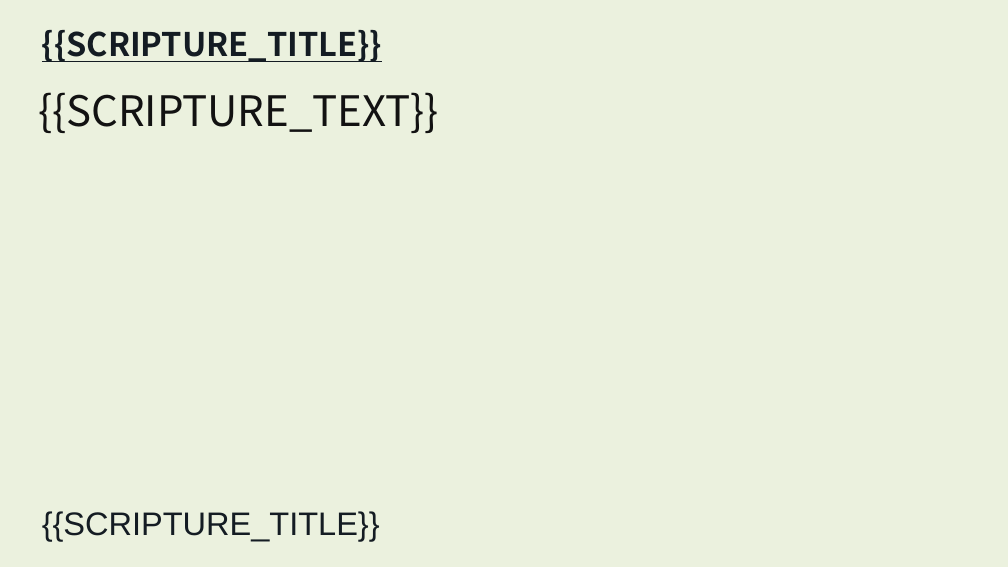
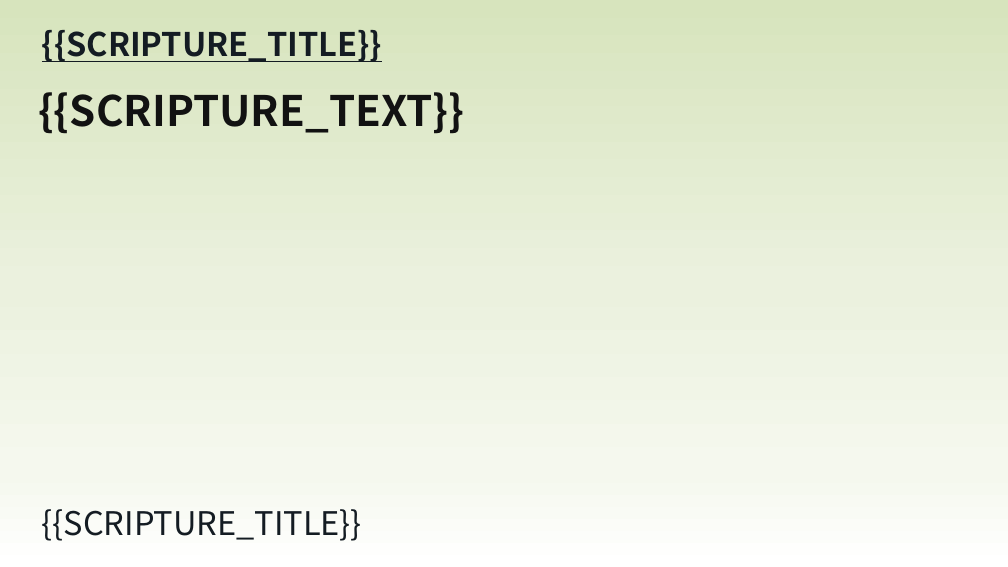
Before and after one commit to werchurch-love/Auto-Worship-Folder, a slide deck: slide 1 of templates/dynamic/經訓-template.pptx. Drawn at 1008x567 pixels with LibreOffice and Linux fonts; fonts in the diff are those of the drawing. Boxes give left, top, right and bottom in pixels: in the first picture for what was removed or moved away, otherwise in the second. Text is boxed around its words. In the diff, an @@ line names an element or a change of style, - is before the commit and + after.

```diff
--- a/templates/dynamic/經訓-template.pptx
+++ b/templates/dynamic/經訓-template.pptx
@@ background #EBF1DE to gradient #D7E4BD to #EBF1DE to #F5F8EE to #FFFFFF @@
@@ text "{{SCRIPTURE_TEXT}}" at (38, 92, 464, 134): bold on @@
@@ text "{{SCRIPTURE_TITLE}}" at (42, 509, 362, 541): font Arial to Noto Sans CJK TC @@
```
Also in this commit, not shown: 2 other files.
